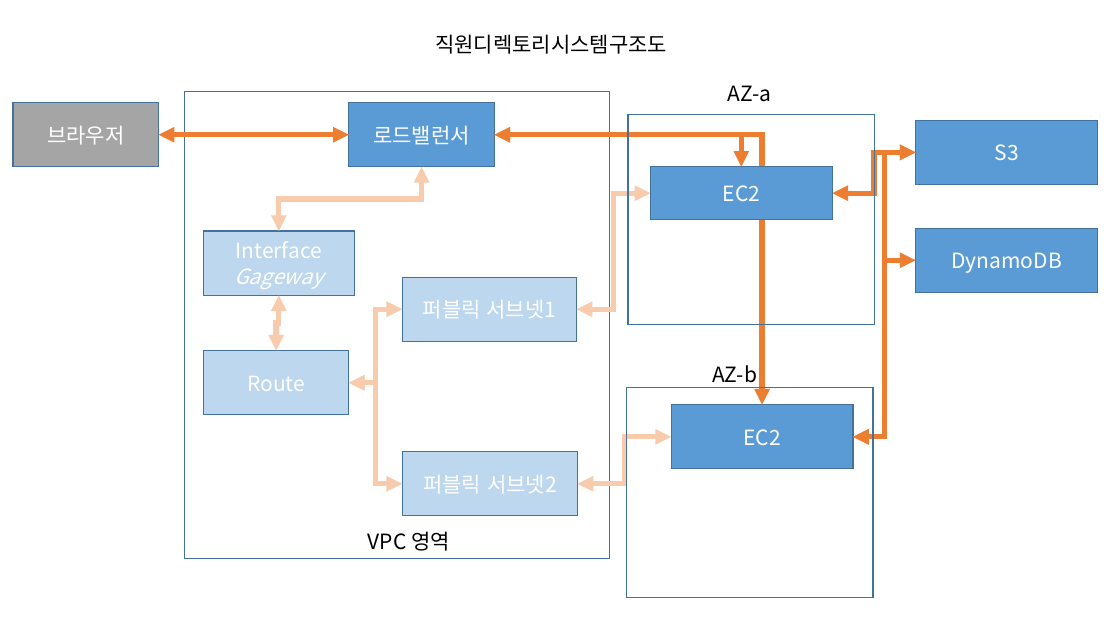
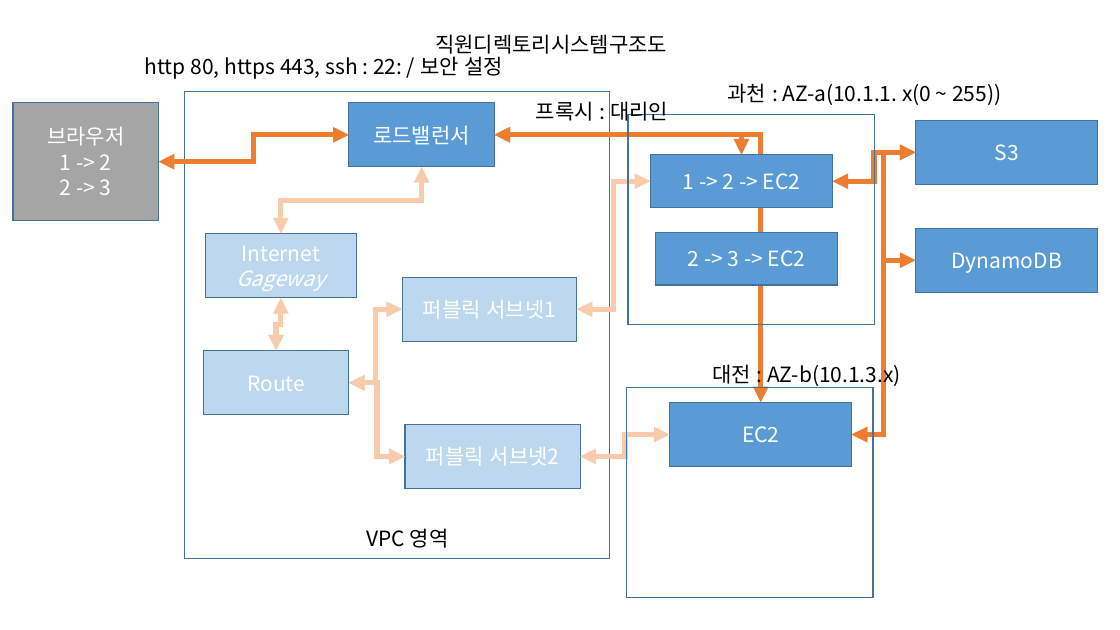
Before and after one commit to masungil70/Aws-Technical-Essentials, a slide deck: slide 1 of 완성된구조도.pptx. Drawn at 1120x630 pixels with LibreOffice and Linux fonts; fonts in the diff are those of the drawing. Boxes give left, top, right and bottom in pixels: in the first picture for what was removed or moved away, otherwise in the second. Text is boxed around its words. In the diff, an @@ line names an element or a change of style, - is before the commit and + after.

```diff
--- a/완성된구조도.pptx
+++ b/완성된구조도.pptx
@@ text added at <box>145,53,504,79</box>, 18 pt, text #000000 @@
+http 80, https 443, ssh : 22: / 보안 설정
@@ text at <box>728,83,1001,105</box>: text changed @@
-AZ-a
+과천 : AZ-a(10.1.1. x(0 ~ 255))
@@ rectangle "브라우저": place and size @@
-rectangle "브라우저" at <box>13,103,159,166</box>
+rectangle "브라우저" at <box>13,103,159,220</box>
@@ text added at <box>536,101,668,124</box>, 18 pt, text #000000 @@
+프록시 : 대리인
@@ elbow double arrow moved from (349, 134) - (159, 134) to (349, 134) - (159, 161) @@
@@ elbow double arrow (495, 134) - (761, 402): route changed @@
@@ elbow double arrow moved from (495, 134) - (742, 167) to (495, 134) - (742, 155) @@
@@ text in rectangle at <box>60,154,112,195</box>: paragraphs added @@
+1 -> 2
+2 -> 3
@@ elbow double arrow (422, 167) - (281, 234): route changed @@
@@ rectangle "1 -> 2 -> EC2": place and size @@
-rectangle "1 -> 2 -> EC2" at <box>650,167,833,220</box>
+rectangle "1 -> 2 -> EC2" at <box>650,155,833,208</box>
@@ text in rectangle at <box>683,173,800,189</box>: text changed @@
-EC2
+1 -> 2 -> EC2
@@ elbow double arrow moved from (833, 193) - (916, 152) to (833, 181) - (916, 152) @@
@@ elbow double arrow (852, 434) - (916, 152): route changed @@
@@ elbow double arrow moved from (576, 309) - (650, 193) to (576, 309) - (650, 181) @@
@@ rectangle added at <box>655,232,838,285</box>, fill #5B9BD5, outline #43739E 1 pt, 18 pt, text #FFFFFF @@
+2 -> 3 -> EC2
@@ text in rectangle at <box>236,246,325,291</box>: text changed @@
-Interface Gageway
+Internet
+Gageway
@@ elbow double arrow (852, 434) - (916, 260): route changed @@
@@ elbow double arrow (281, 298) - (276, 350): route changed @@
@@ elbow double arrow moved from (349, 383) - (402, 484) to (349, 383) - (405, 456) @@
@@ text at <box>712,361,900,387</box>: text changed @@
-AZ-b
+대전 : AZ-b(10.1.3.x)
@@ rectangle "퍼블릭 서브넷2": place and size @@
-rectangle "퍼블릭 서브넷2" at <box>402,452,578,516</box>
+rectangle "퍼블릭 서브넷2" at <box>405,424,581,488</box>
@@ elbow double arrow moved from (578, 484) - (671, 437) to (581, 456) - (670, 434) @@
```
Also in this commit, not shown: 3 slides added, 1 other file.
